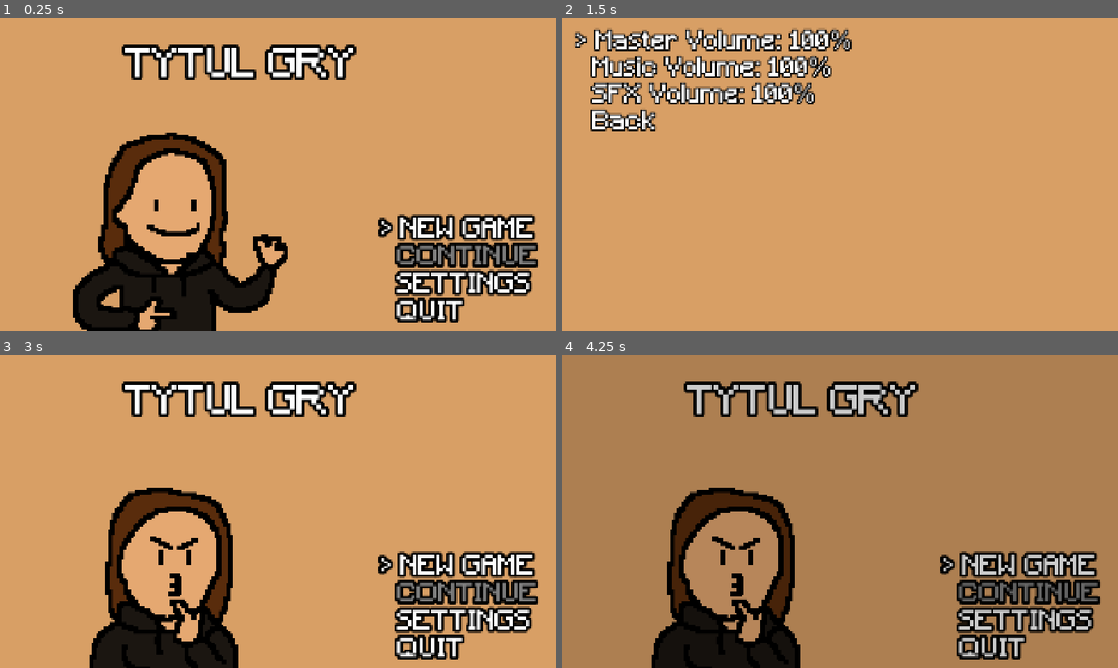
Above: before the commit, frames 1-4 (two rows, left to right).
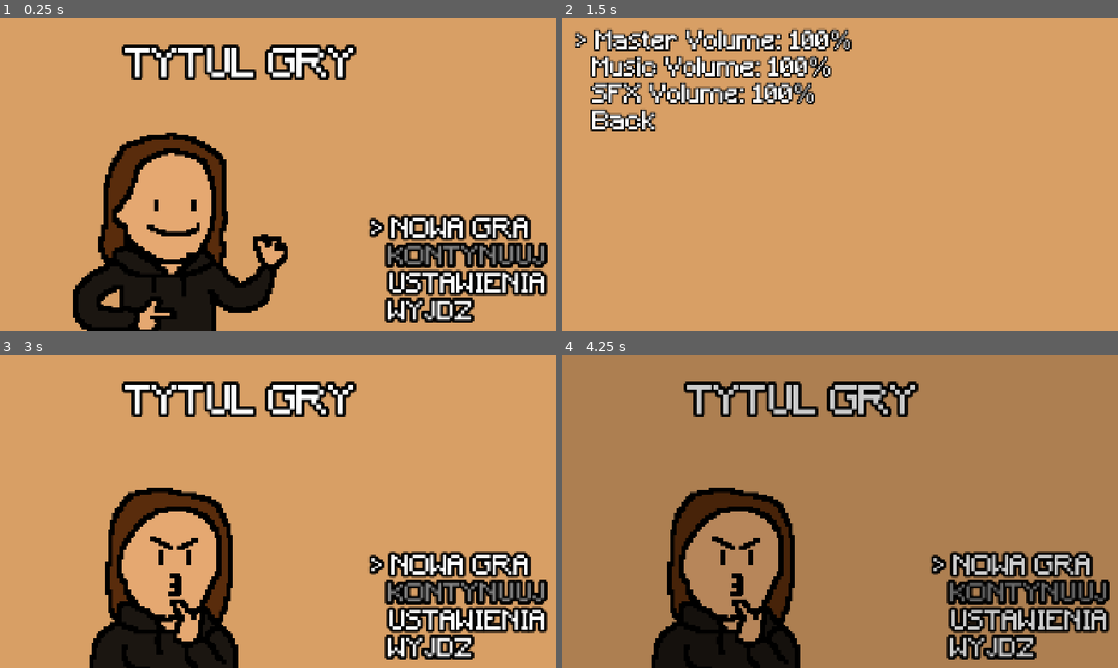
Above: after the commit, the same moments.

Repository: etper/pimpek-rpg-game
Game: Godot game, scene res://scenes/main menu.tscn
Two runs of this game, one before a commit and one after it. Both use one fixed random seed, a clock stepped at 60 frames per second and the inputs below.
Inputs:
- Up to frame 1 (0.25 s): no input
- Up to frame 2 (1.5 s): tap Enter at 0.5 s; hold D (move_right) 0.53-1.28 s; hold Z (interact) 0.53-1.28 s; hold S (move_down) from 1.28 s (still down); tap Z (interact) at 1.35 s
- Up to frame 3 (3 s): tap Space at 2 s; release S (move_down) at 2.03 s; hold D (move_right) 2.03-2.78 s; hold Shift (sprint) 2.03-2.78 s; tap Z (interact) at 2.3, 2.85 s; tap Enter at 2.75 s; hold W (move_up) from 2.78 s (still down)
- Up to frame 4 (4.25 s): tap Space at 3.5 s; release W (move_up) at 3.53 s; hold A (move_left) from 3.53 s (still down); hold Z (interact) from 3.53 s (still down); tap X (cancel) at 4.15 s

The runs differ from the first frame. In frame 1, 6.1% of the frame differs, in the area x 66-99%, y 62-98%; in frame 2, nothing differs; in frame 3, 6.1%; in frame 4, 5.9%.

Commit message:
language

Diff:
--- a/scenes/main_menu.gd
+++ b/scenes/main_menu.gd
@@ -60,10 +60,10 @@
 
 func update_menu():
 	var names = [
-		"NEW GAME",
-		"CONTINUE",
-		"SETTINGS",
-		"QUIT"
+		"NOWA GRA",
+		"KONTYNUUJ",
+		"USTAWIENIA",
+		"WYJDZ"
 	]
 
 	for i in options.size():
